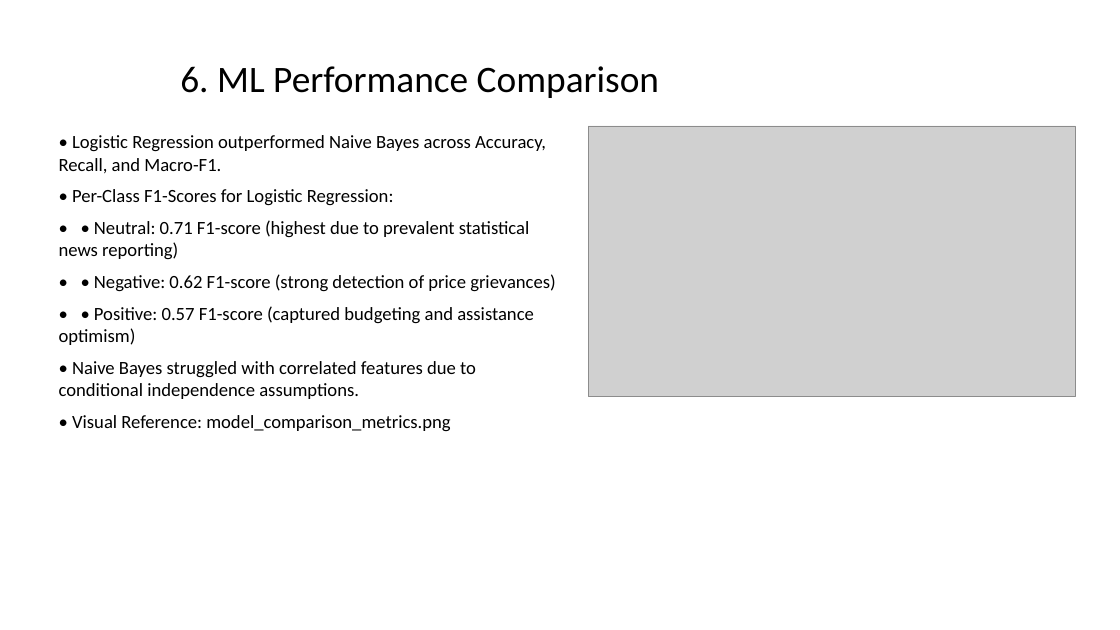
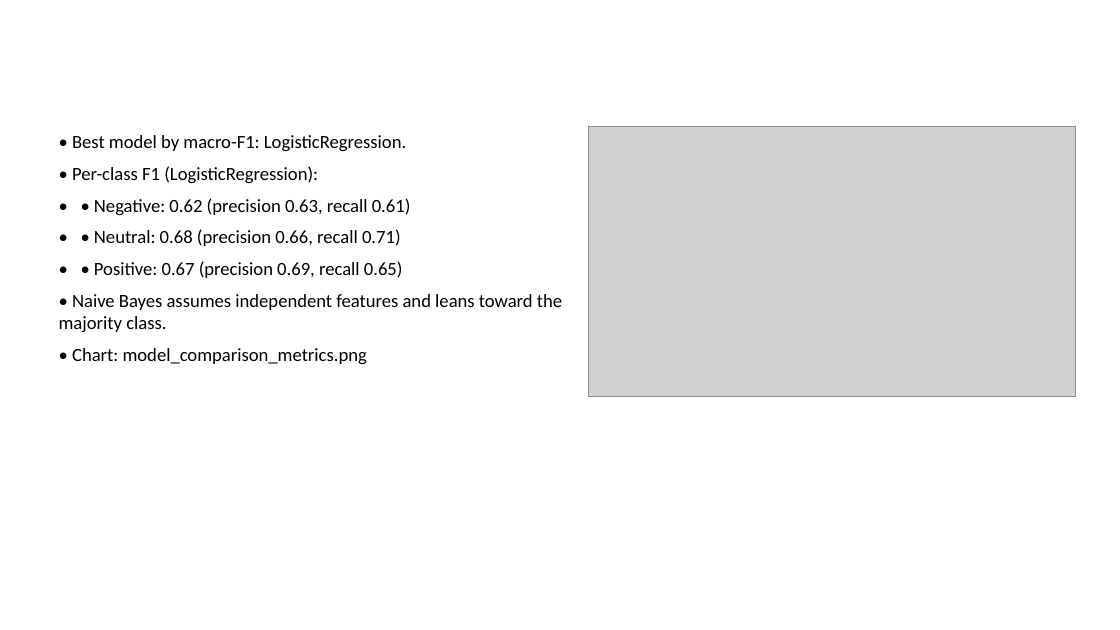
Before and after one commit to msallsundaee/Sentiment-Analysis, a slide deck: slide 7 of results/Sentiment_Analysis_Inflation.pptx. Drawn at 1120x630 pixels with LibreOffice and Linux fonts; fonts in the diff are those of the drawing; grey boxes stand for pictures. Boxes give left, top, right and bottom in pixels: in the first picture for what was removed or moved away, otherwise in the second. Text is boxed around its words. In the diff, an @@ line names an element or a change of style, - is before the commit and + after.

```diff
--- a/results/Sentiment_Analysis_Inflation.pptx
+++ b/results/Sentiment_Analysis_Inflation.pptx
@@ title removed at [180, 66, 659, 98] @@
-6. ML Performance Comparison
@@ text at [59, 135, 562, 365]: text changed @@
-• Logistic Regression outperformed Naive Bayes across Accuracy, Recall, and Macro-F1.
-• Per-Class F1-Scores for Logistic Regression:
-• • Neutral: 0.71 F1-score (highest due to prevalent statistical news reporting)
-• • Negative: 0.62 F1-score (strong detection of price grievances)
-• • Positive: 0.57 F1-score (captured budgeting and assistance optimism)
-• Naive Bayes struggled with correlated features due to conditional independence assumptions.
-• Visual Reference: model_comparison_metrics.png
+• Best model by macro-F1: LogisticRegression.
+• Per-class F1 (LogisticRegression):
+• • Negative: 0.62 (precision 0.63, recall 0.61)
+• • Neutral: 0.68 (precision 0.66, recall 0.71)
+• • Positive: 0.67 (precision 0.69, recall 0.65)
+• Naive Bayes assumes independent features and leans toward the majority class.
+• Chart: model_comparison_metrics.png
```
Also in this commit, not shown: 9 other slides changed, 1 slide added, 1 slide removed, 38 other files.
